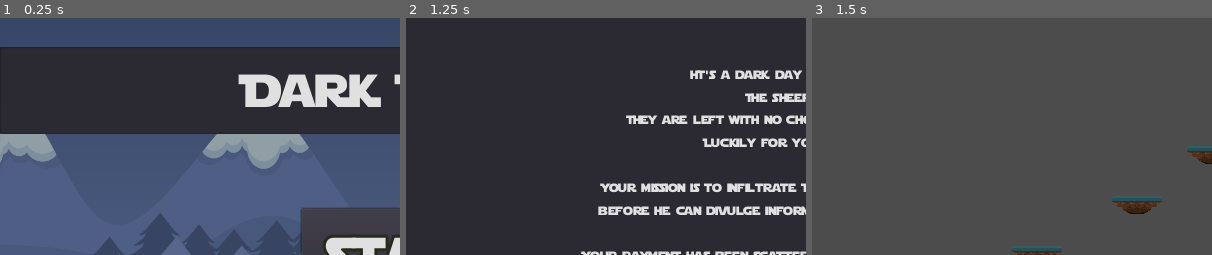
Above: before the commit, frames 1-3 (left to right).
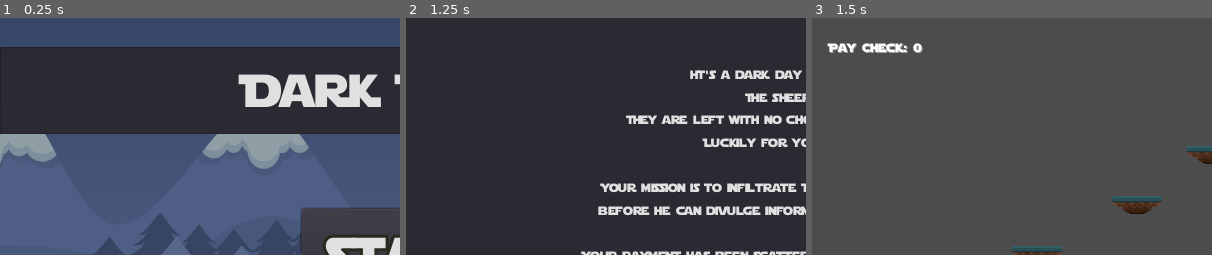
Above: after the commit, the same moments.

Repository: ahmet9cengiz/DarkLight
Game: Godot game, scene res://TitleScreen.tscn
The game is run twice, just before and just after one commit, with the same random seed, the same clock (stepped at 60 frames per second) and the same inputs.
Inputs:
- Up to frame 1 (0.25 s): no input
- Up to frame 2 (1.25 s): click "Start" at 0.5 s
- Up to frame 3 (1.5 s): tap Enter (ui_accept) at 1.25 s; hold Right (ui_right) from 1.28 s (still down)
The pictures show only the part of the screen within x 0-50%, y 0-50%; the shares and areas given below are measured in that part.

Frames 1-2 are identical in both runs. In frame 3, 0.7% of the frame differs, in the area x 3-28%, y 10-15%.

Commit message:
Added Score

Diff:
--- a/DarkLightGame/LevelOne.gd
+++ b/DarkLightGame/LevelOne.gd
@@ -10,3 +10,7 @@
 	self.add_child(audioStream)
 	audioStream.stream = load("res://audio/4490-the-descent-by-kevin-macleod.ogg")
 	audioStream.play()
+
+func _process(delta):
+  $HUD/Score.set_text("Pay Check: " + str(globalScript.score))
+  pass
--- a/DarkLightGame/LevelOne.tscn
+++ b/DarkLightGame/LevelOne.tscn
@@ -1,7 +1,8 @@
-[gd_scene load_steps=21 format=2]
+[gd_scene load_steps=23 format=2]
 
 [ext_resource path="res://LevelOne.gd" type="Script" id=1]
 [ext_resource path="res://TileMap.tres" type="TileSet" id=2]
+[ext_resource path="res://images/fonts/StarJedi-DGRW.ttf" type="DynamicFontData" id=3]
 
 [sub_resource type="RectangleShape2D" id=1]
 extents = Vector2( 1537.63, 141.212 )
@@ -57,13 +58,16 @@
 [sub_resource type="RectangleShape2D" id=18]
 extents = Vector2( 130, 70 )
 
+[sub_resource type="DynamicFont" id=19]
+font_data = ExtResource( 3 )
+
 [node name="Node2D" type="Node2D"]
-editor/display_folded = true
 position = Vector2( 0, -60 )
 scale = Vector2( 0.25, 0.25 )
 script = ExtResource( 1 )
 
 [node name="TileMap" type="TileMap" parent="."]
+editor/display_folded = true
 tile_set = ExtResource( 2 )
 cell_size = Vector2( 128, 128 )
 format = 1
@@ -773,4 +777,15 @@
 tile_set = ExtResource( 2 )
 cell_size = Vector2( 128, 128 )
 format = 1
-tile_data = PoolIntArray( -786331, 1, 0, -524193, 1, 0, -262043, 1, 0, 0, 0, 0, 65611, 1, 0, 65612, 1, 0, 65613, 1, 0, 1245208, 1, 0 )
+tile_data = PoolIntArray( -786331, 1, 0, -524193, 1, 0, -262043, 1, 0, 65611, 1, 0, 65612, 1, 0, 65613, 1, 0, 1245208, 1, 0 )
+
+[node name="HUD" type="CanvasLayer" parent="."]
+
+[node name="Score" type="Label" parent="HUD"]
+margin_left = 22.0
+margin_top = 24.0
+margin_right = 122.0
+margin_bottom = 59.0
+custom_fonts/font = SubResource( 19 )
+custom_colors/font_color_shadow = Color( 0.639216, 0.639216, 0.639216, 1 )
+text = "Pay Check: 0"
--- a/DarkLightGame/TitleScreen.gd
+++ b/DarkLightGame/TitleScreen.gd
@@ -1,6 +1,7 @@
 extends Control
 
 func _ready():
+	globalScript.score = 0
 	var audioStream =  AudioStreamPlayer.new()
 	self.add_child(audioStream)
 	audioStream.stream = load("res://audio/3868-hero-down-by-kevin-macleod.ogg")
--- a/DarkLightGame/TitleScreen.tscn
+++ b/DarkLightGame/TitleScreen.tscn
@@ -18,6 +18,7 @@
 font_data = ExtResource( 3 )
 
 [node name="TitleScreen" type="Control"]
+editor/display_folded = true
 anchor_right = 1.0
 anchor_bottom = 1.0
 script = ExtResource( 1 )
--- /dev/null
+++ b/DarkLightGame/globalScript.gd
@@ -0,0 +1,3 @@
+extends Node
+
+var score = 0
--- a/DarkLightGame/project.godot
+++ b/DarkLightGame/project.godot
@@ -19,6 +19,10 @@
 run/main_scene="res://TitleScreen.tscn"
 config/icon="res://images/icon.png"
 
+[autoload]
+
+globalScript="*res://globalScript.gd"
+
 [display]
 
 window/size/height=608
